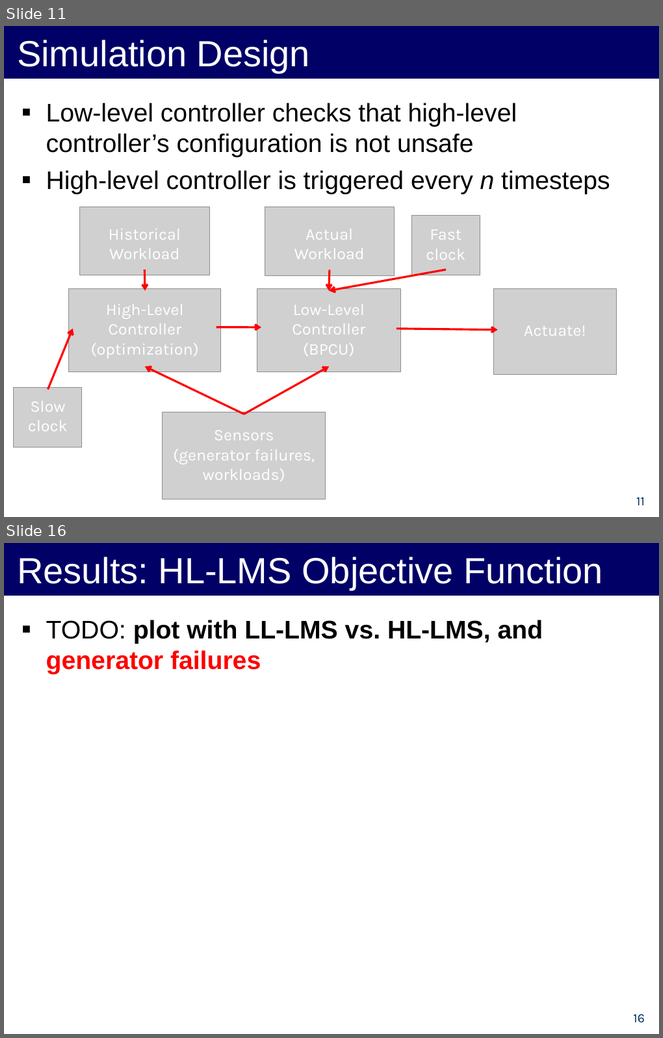
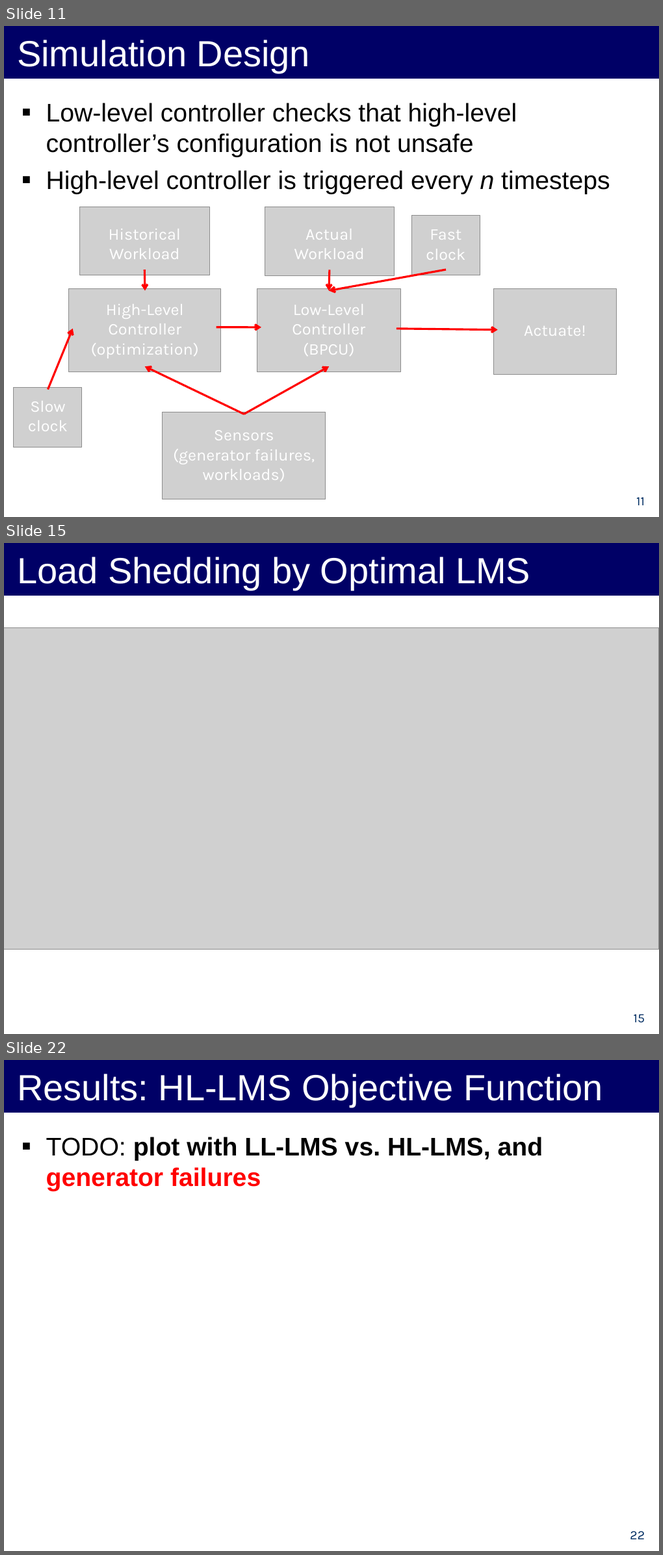
Before and after one commit to forresti/optimal_load_management, a slide deck: project/12-3-12_Presentation.ppt. Shown one above the other, each under a label of ours: slides 11 and 16 before the commit, slides 11, 15 and 22 after it; the slides between them are not shown. The pictures are 663x1038 and 663x1555 pixels, drawn with LibreOffice and Linux fonts; fonts in the diff are those of the drawing; grey boxes stand for pictures. Boxes give left, top, right and bottom in pixels: in the first picture for what was removed or moved away, otherwise in the second. Text is boxed around its words. In the diff, an @@ line names an element or a change of style, - is before the commit and + after.

```diff
--- a/project/12-3-12_Presentation.ppt
+++ b/project/12-3-12_Presentation.ppt
@@ slide 15 added at <box>4,543,659,1034</box>, background #FFFFFF @@
@@ title added at <box>4,543,659,596</box>, fill #000066, 40 pt, text #FFFFFF @@
+Load Shedding by Optimal LMS
@@ picture added at <box>4,627,659,949</box> @@
@@ page number added at <box>634,1014,646,1023</box>, 14 pt, text #002D62 @@
+15
@@ what was slide 16 is now slide 22 @@
@@ page number at <box>630,1531,645,1540</box>: text changed @@
-16
+22
```
Also in this commit, not shown: 3 slides changed, 8 other slides added, 3 slides removed.
